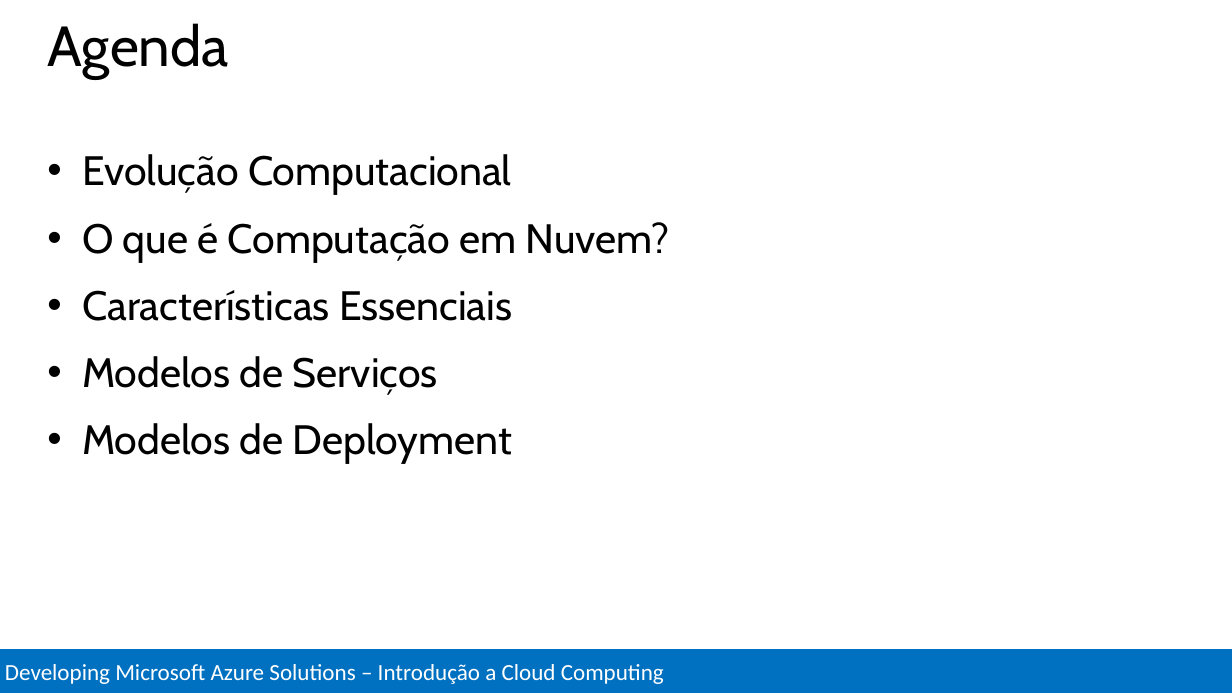
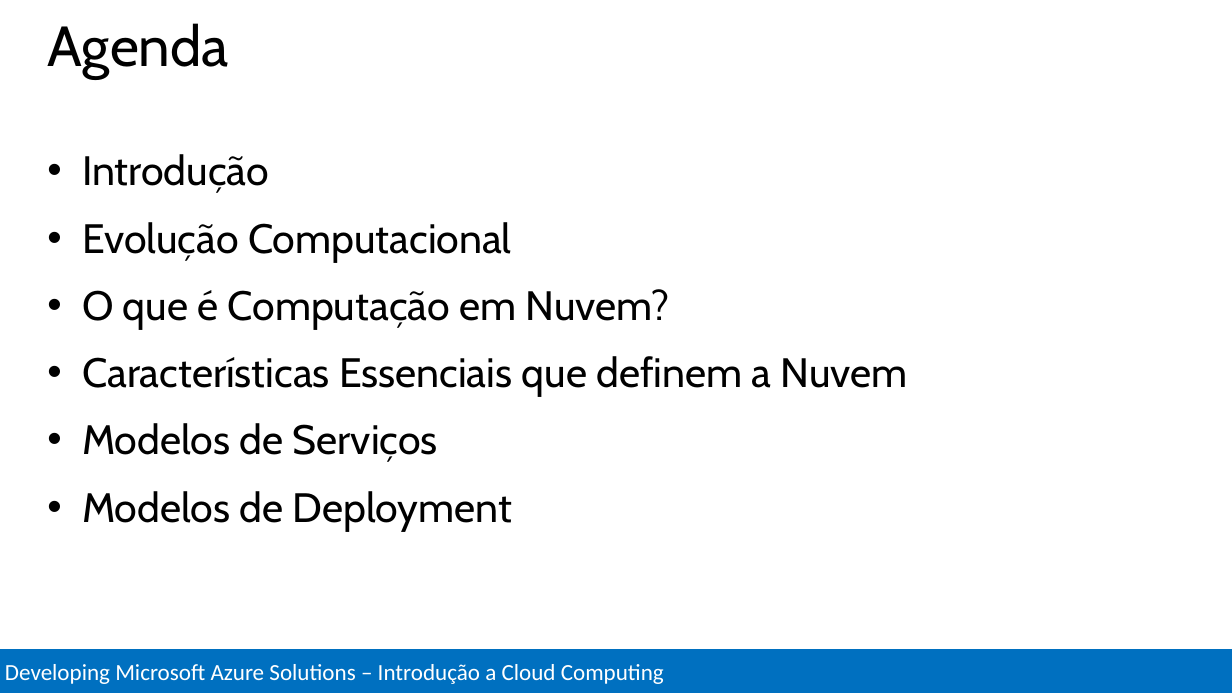
Before and after one commit to Evilazaro/MCSDAzureTraining, a slide deck: slide 2 of Introduction to Cloud Computing/Introduction to Cloud Computing.pptx. Drawn at 1232x693 pixels with LibreOffice and Linux fonts; fonts in the diff are those of the drawing. Boxes give left, top, right and bottom in pixels: in the first picture for what was removed or moved away, otherwise in the second. Text is boxed around its words. In the diff, an @@ line names an element or a change of style, - is before the commit and + after.

Commit message:
Adição Slide Introdução

```diff
--- a/Introduction to Cloud Computing/Introduction to Cloud Computing.pptx
+++ b/Introduction to Cloud Computing/Introduction to Cloud Computing.pptx
@@ text at box(82, 154, 269, 193): paragraph added @@
+• Introdução
@@ text at box(82, 356, 908, 397): text changed @@
-• Características Essenciais
+• Características Essenciais que definem a Nuvem
```
Also in this commit, not shown: 1 other slide changed, 4 slides added, 2 slides removed.
